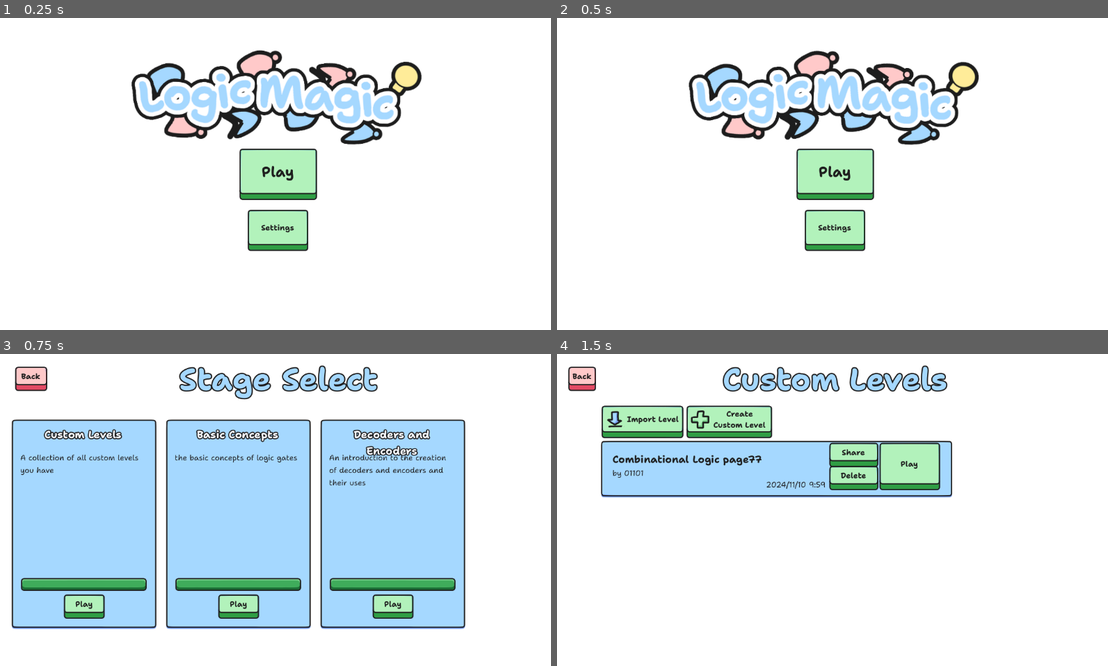
Above: before the commit, frames 1-4 (two rows, left to right).
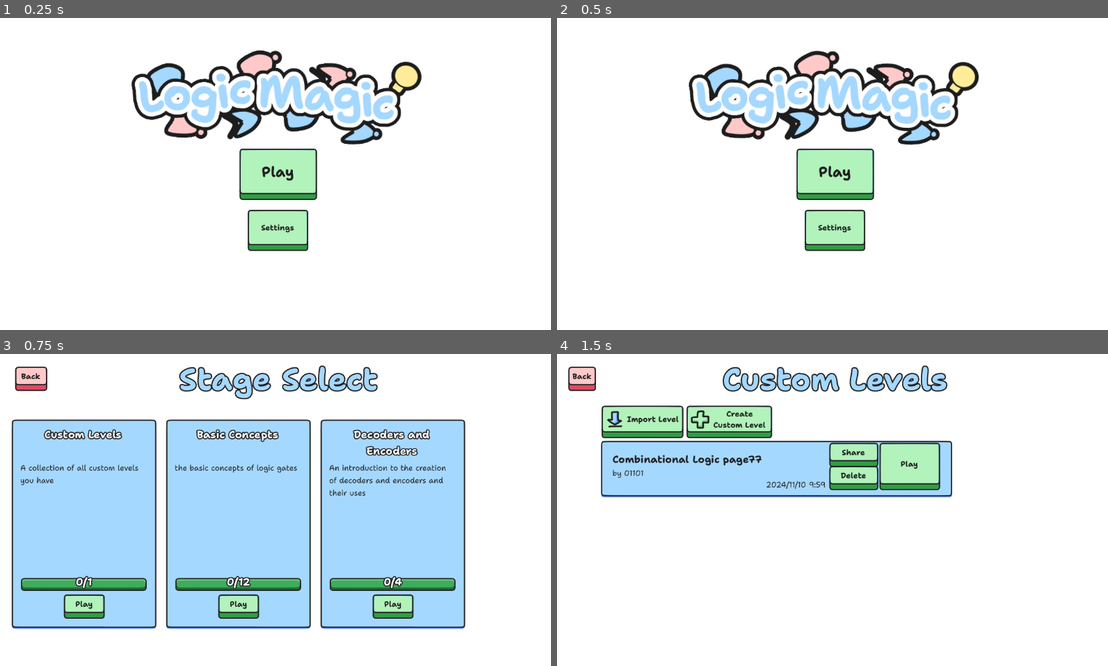
Above: after the commit, the same moments.

Repository: sininen-blue/logic-gate-tesseract
Game: Godot game, scene res://ui/title_page.tscn
Same seed, same stepped clock (60 frames per second), same inputs: the game is played once before the commit and once after it.
Inputs:
- Up to frame 1 (0.25 s): no input
- Up to frame 2 (0.5 s): no input
- Up to frame 3 (0.75 s): click "Play" at 0.5 s
- Up to frame 4 (1.5 s): click "Play" at 1.25 s

Frames 1-2 are identical in both runs. In frame 3, 1.9% of the frame differs, in the area x 3-81%, y 32-76%; in frame 4, nothing differs.

Commit message:
stage panel now has text for progress bar

Diff:
--- a/ui/stage_select/stage_panel.gd
+++ b/ui/stage_select/stage_panel.gd
@@ -12,6 +12,7 @@
 @onready var title_label: Label = $TitleLabel
 @onready var description_label: Label = $ScrollContainer/DescriptionLabel
 @onready var progress_bar: ProgressBar = $ProgressBar
+@onready var progress_label: Label = $ProgressLabel
 
 
 func _ready() -> void:
@@ -20,6 +21,8 @@
 	progress_bar.value = completed_levels
 	progress_bar.max_value = total_levels
 
+	progress_label.text = str(completed_levels, "/", total_levels)
+
 
 func _on_play_button_pressed() -> void:
 	DataManager.current_stage = dir
--- a/ui/stage_select/stage_panel.tscn
+++ b/ui/stage_select/stage_panel.tscn
@@ -33,9 +33,9 @@
 anchor_right = 0.5
 anchor_bottom = 0.5
 offset_left = -132.0
-offset_top = -152.5
+offset_top = -131.5
 offset_right = 132.0
-offset_bottom = 78.5
+offset_bottom = 99.5
 grow_horizontal = 2
 grow_vertical = 2
 
@@ -63,6 +63,24 @@
 value = 4.0
 show_percentage = false
 
+[node name="ProgressLabel" type="Label" parent="."]
+layout_mode = 1
+anchors_preset = 7
+anchor_left = 0.5
+anchor_top = 1.0
+anchor_right = 0.5
+anchor_bottom = 1.0
+offset_left = -31.5
+offset_top = -118.0
+offset_right = 31.5
+offset_bottom = -87.0
+grow_horizontal = 2
+grow_vertical = 0
+theme = ExtResource("2_oplqk")
+text = "20/12"
+horizontal_alignment = 1
+vertical_alignment = 1
+
 [node name="PlayButton" type="Button" parent="."]
 layout_mode = 1
 anchors_preset = 7
